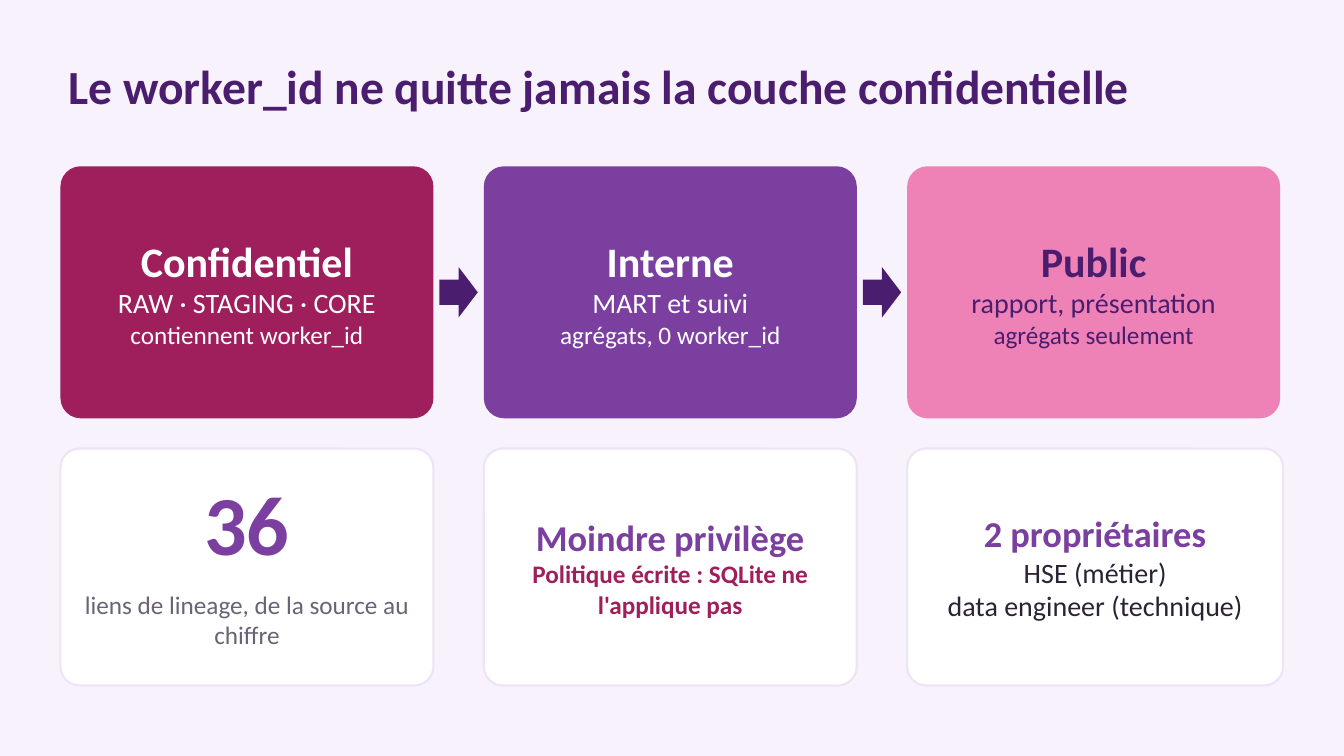
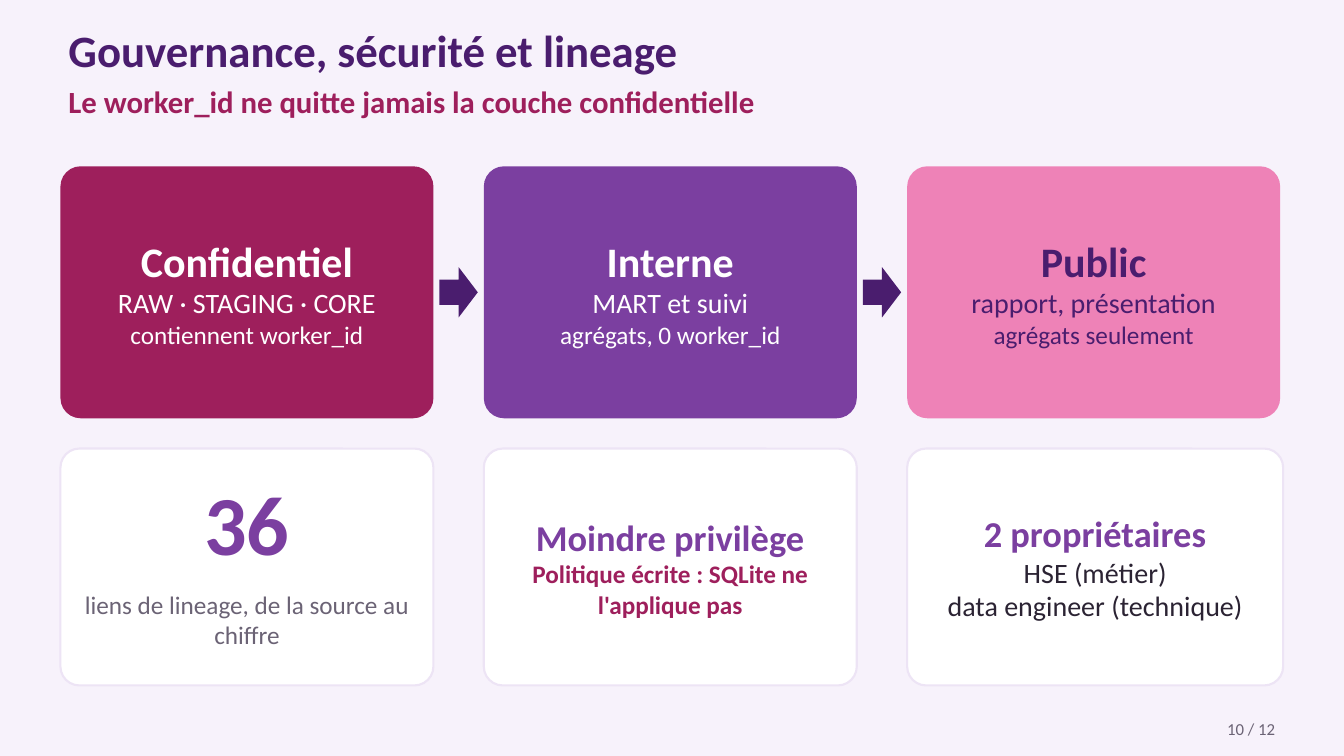
Before and after one commit to fatouu50/Port-Safety-Incident-Analytics-M2-IAMD-Gestion-des-Donn-es-Massives-, a slide deck: slide 10 of 09_PRESENTATION/presentation_projet11.pptx. Drawn at 1344x756 pixels with LibreOffice and Linux fonts; fonts in the diff are those of the drawing. Boxes give left, top, right and bottom in pixels: in the first picture for what was removed or moved away, otherwise in the second. Text is boxed around its words. In the diff, an @@ line names an element or a change of style, - is before the commit and + after.

```diff
--- a/09_PRESENTATION/presentation_projet11.pptx
+++ b/09_PRESENTATION/presentation_projet11.pptx
@@ text added at <box>68,35,677,75</box>, 32 pt, text #4A1D6E, bold @@
+Gouvernance, sécurité et lineage
@@ text "Le worker_id ne quitte jamais ...": place and size @@
-text "Le worker_id ne quitte jamais ..." at <box>68,70,1128,112</box>
+text "Le worker_id ne quitte jamais ..." at <box>68,91,754,118</box>
@@ text "Le worker_id ne quitte jamais ..." at <box>68,91,754,118</box>: size 34 to 22 pt, text colour #4A1D6E to #9E1F5C @@
@@ text added at <box>1227,724,1275,735</box>, 12 pt, text #6B6375 @@
+10 / 12
```
Also in this commit, not shown: 10 other slides changed, 2 other files.
